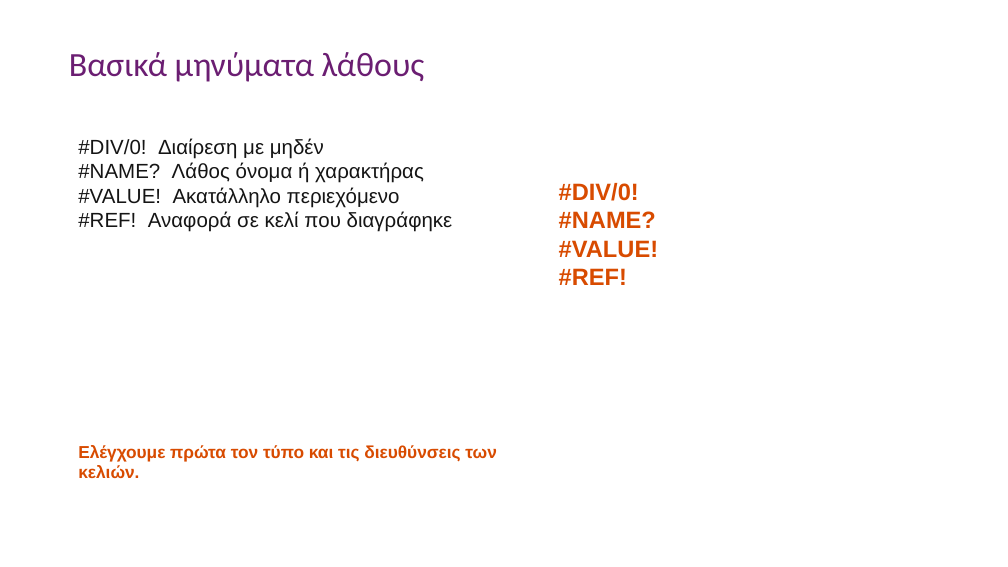
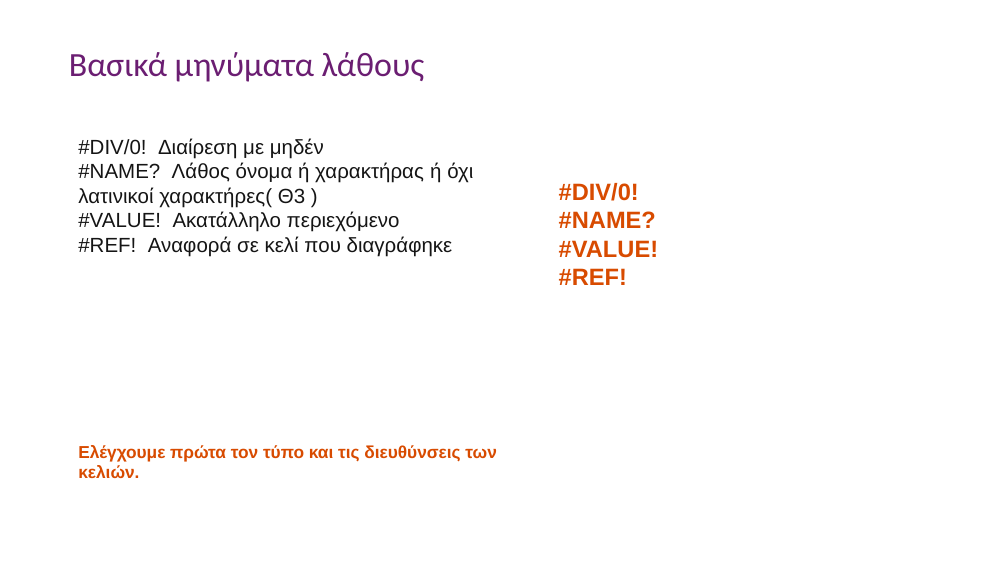
Before and after one commit to aristos32/education, a slide deck: slide 5 of schools-presentations/B Gymnasiou/B41M7 - Επεξεργασία αριθμητικών δεδομένων.pptx. Drawn at 1008x567 pixels with LibreOffice and Linux fonts; fonts in the diff are those of the drawing. Boxes give left, top, right and bottom in pixels: in the first picture for what was removed or moved away, otherwise in the second. Text is boxed around its words. In the diff, an @@ line names an element or a change of style, - is before the commit and + after.

```diff
--- a/schools-presentations/B Gymnasiou/B41M7 - Επεξεργασία αριθμητικών δεδομένων.pptx
+++ b/schools-presentations/B Gymnasiou/B41M7 - Επεξεργασία αριθμητικών δεδομένων.pptx
@@ text at <box>78,162,473,208</box>: text changed @@
-#NAME? Λάθος όνομα ή χαρακτήρας
+#NAME? Λάθος όνομα ή χαρακτήρας ή όχι λατινικοί χαρακτήρες( Θ3 )
```
Also in this commit, not shown: 14 other files.
